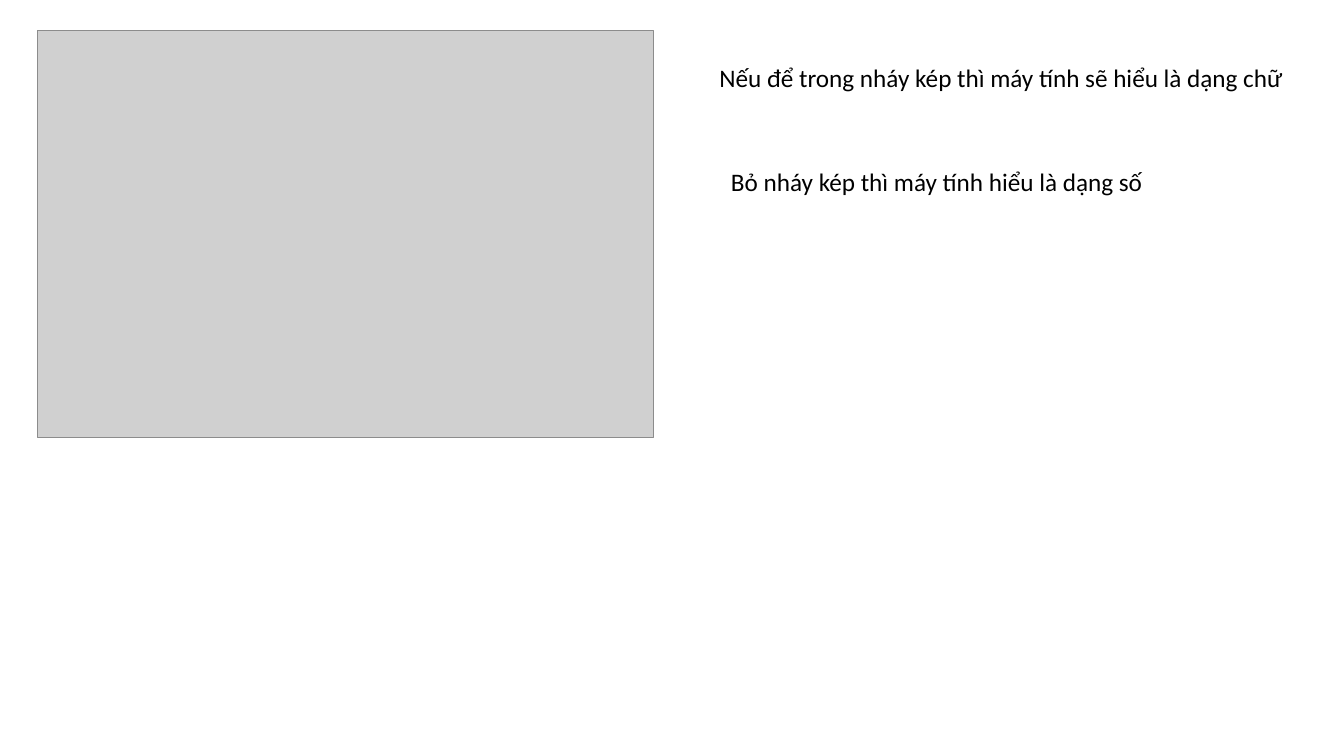
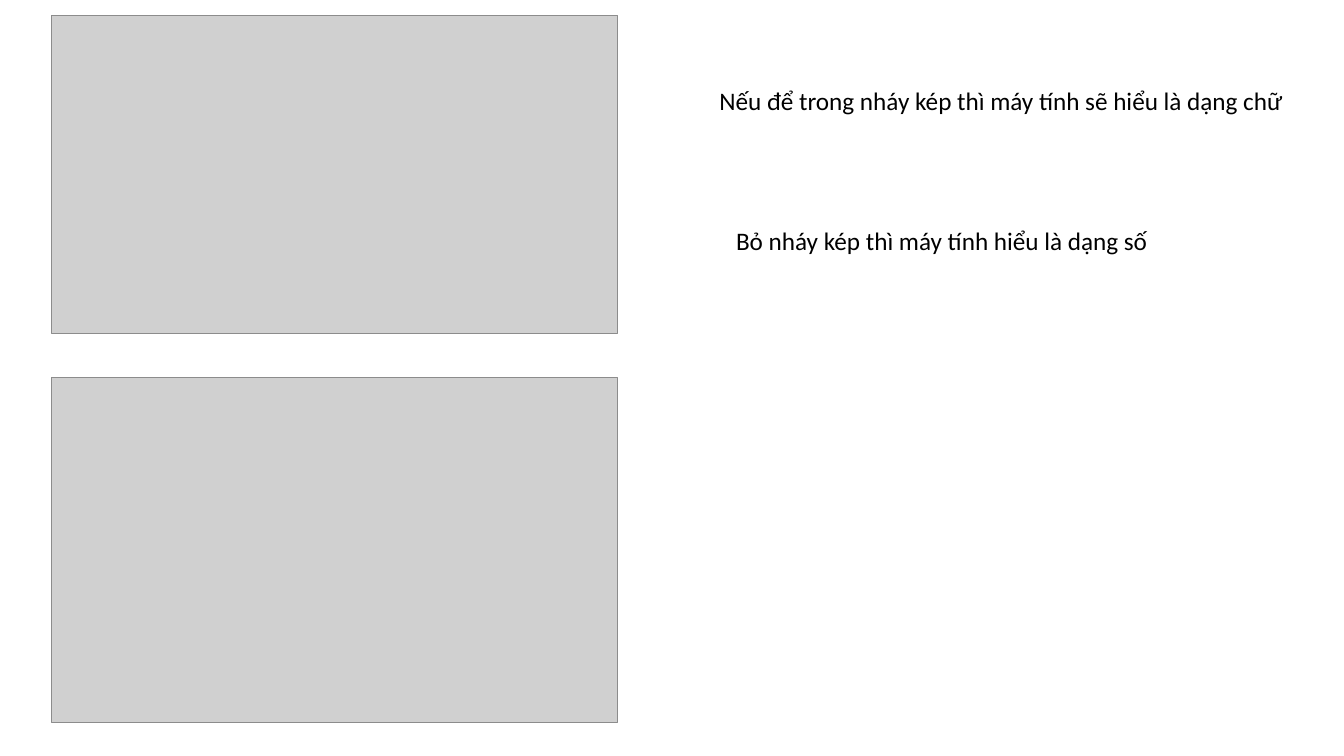
Before and after one commit to DangVanDoan05/LapTrinhWebPHP, a slide deck: slide 12 of Các khái niệm cơ bản của PHP.pptx. Drawn at 1344x756 pixels with LibreOffice and Linux fonts; fonts in the diff are those of the drawing; grey boxes stand for pictures. Boxes give left, top, right and bottom in pixels: in the first picture for what was removed or moved away, otherwise in the second. Text is boxed around its words. In the diff, an @@ line names an element or a change of style, - is before the commit and + after.

```diff
--- a/Các khái niệm cơ bản của PHP.pptx
+++ b/Các khái niệm cơ bản của PHP.pptx
@@ picture: place and size @@
-picture at box(37, 30, 653, 437)
+picture at box(51, 15, 618, 333)
@@ text "Nếu để trong nháy kép ...": place and size @@
-text "Nếu để trong nháy kép ..." at box(719, 67, 1282, 92)
+text "Nếu để trong nháy kép ..." at box(719, 90, 1282, 115)
@@ text "Bỏ nháy kép thì máy ...": place and size @@
-text "Bỏ nháy kép thì máy ..." at box(731, 171, 1142, 196)
+text "Bỏ nháy kép thì máy ..." at box(736, 230, 1147, 255)
@@ picture added at box(51, 378, 618, 723) @@
```
Also in this commit, not shown: 1 other slide changed, 9 slides added.
